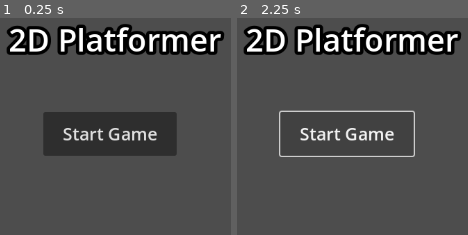
Above: before the commit, frames 1-2 (left to right).
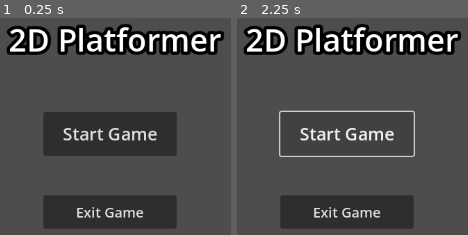
Above: after the commit, the same moments.

Repository: CBKain23/godotprojectplayground
Game: Godot game, scene res://ui/main_menu.tscn
The game is run twice, just before and just after one commit, with the same random seed, the same clock (stepped at 60 frames per second) and the same inputs. This scene is started directly instead of the project's main scene.
Inputs:
- Up to frame 1 (0.25 s): no input
- Up to frame 2 (2.25 s): click "Start Game" at 0.5 s; click "Start Game" at 1.25 s; tap Enter at 2 s; hold Right (move_right) from 2.03 s (still down)

The runs differ from the first frame. In frame 1, 8.2% of the frame differs, in the area x 19-77%, y 82-97%; in frame 2, 8.2%.
Error in both runs: Invalid access to property or key 'baseLevel' on a base object of type 'Nil'. (res://scripts/main_menu.gd:18)

Commit message:
Exit Game Button Added

Diff:
--- a/scripts/main_menu.gd
+++ b/scripts/main_menu.gd
@@ -16,3 +16,7 @@
 func _on_start_game_pressed() -> void:
 
 	manager.level.changeLevel(manager.level.baseLevel)
+
+
+func _on_exit_game_pressed() -> void:
+	get_tree().quit()
--- a/ui/main_menu.tscn
+++ b/ui/main_menu.tscn
@@ -49,6 +49,23 @@
 theme_override_font_sizes/font_size = 25
 text = "Start Game"
 
+[node name="ExitGame" type="Button" parent="MainControl" unique_id=1351893815]
+layout_mode = 1
+anchors_preset = 8
+anchor_left = 0.5
+anchor_top = 0.5
+anchor_right = 0.5
+anchor_bottom = 0.5
+offset_left = -96.0
+offset_top = 12.0
+offset_right = 96.0
+offset_bottom = 60.0
+grow_horizontal = 2
+grow_vertical = 2
+theme_override_font_sizes/font_size = 20
+text = "Exit Game"
+
 [node name="GameManager" parent="." unique_id=1030829118 instance=ExtResource("3_wk0pr")]
 
 [connection signal="pressed" from="MainControl/StartGame" to="." method="_on_start_game_pressed"]
+[connection signal="pressed" from="MainControl/ExitGame" to="." method="_on_exit_game_pressed"]
